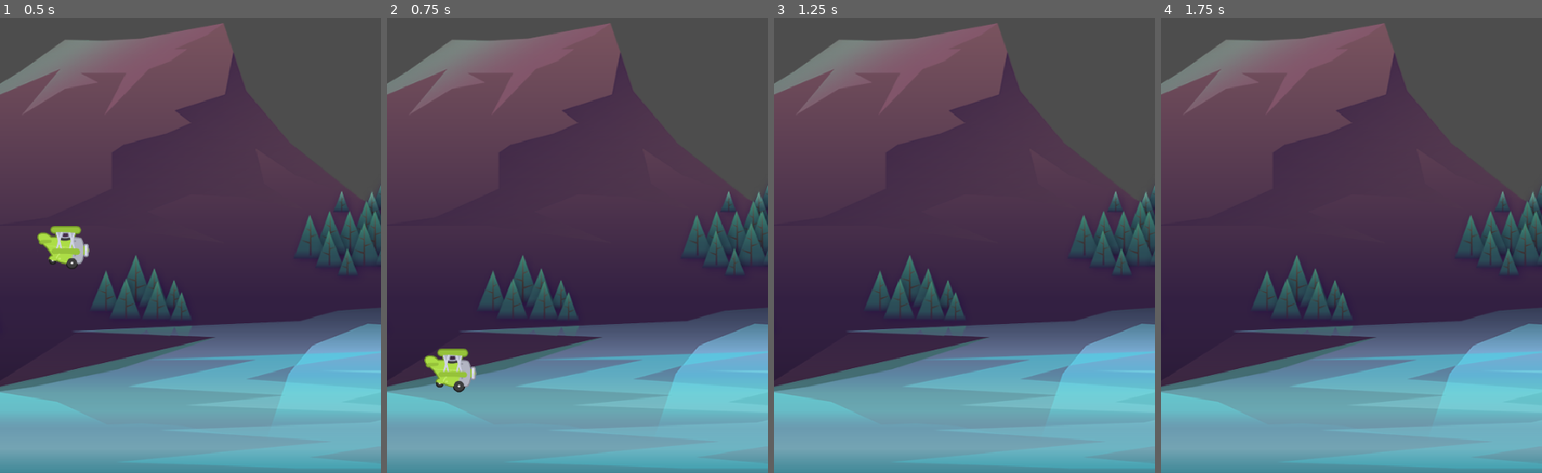
Above: before the commit, frames 1-4 (left to right).
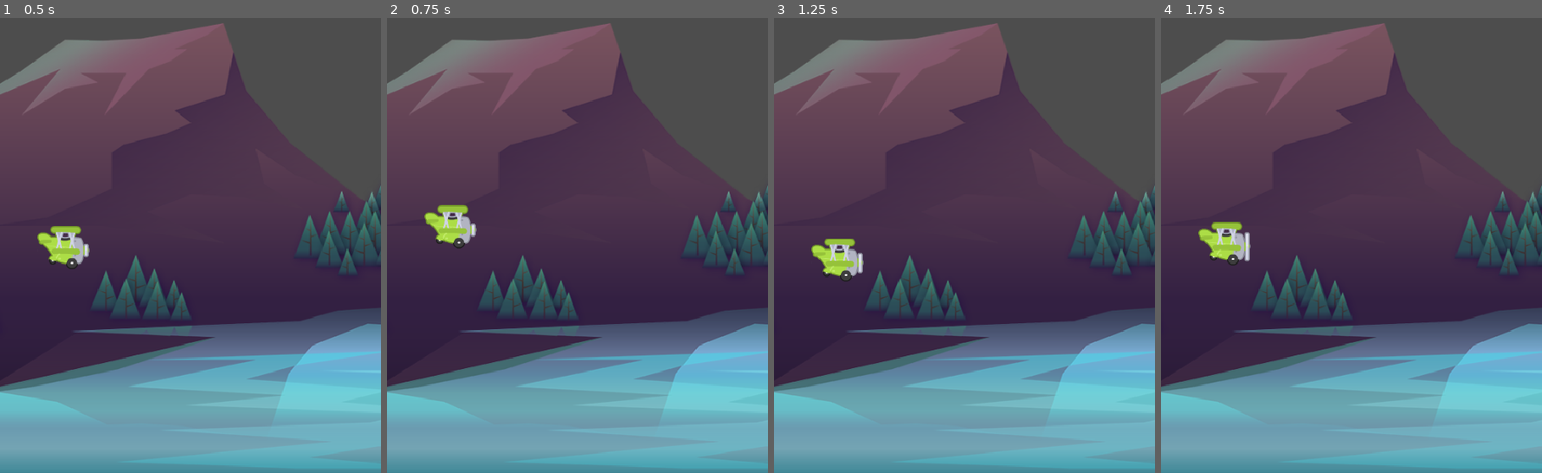
Above: after the commit, the same moments.

Repository: ShayLuan/GameDevTest
Game: Godot game, scene res://Scenes/Game/game.tscn
Same seed, same stepped clock (60 frames per second), same inputs: the game is played once before the commit and once after it.
Inputs:
- Up to frame 1 (0.5 s): no input
- Up to frame 2 (0.75 s): hold Space (power, bound only after the commit) from 0.53 s (still down)
- Up to frame 3 (1.25 s): keep holding Space (power, bound only after the commit)
- Up to frame 4 (1.75 s): release Space (power, bound only after the commit) at 1.28 s; tap Space (power, bound only after the commit) at 1.35 s

Frame 1 is identical in both runs. In frame 2, 1.7% of the frame differs, in the area x 9-24%, y 41-83%; in frame 3, 0.8%; in frame 4, 0.9%.

Commit message:
first way of making the plane jump

Diff:
--- a/TappyPlane/tappy-plane/Scenes/Tappy/tappy.gd
+++ b/TappyPlane/tappy-plane/Scenes/Tappy/tappy.gd
@@ -1,13 +1,19 @@
 extends CharacterBody2D
 
+const JUMP_POWER: float = -350.0
+
 var _gravity: float = ProjectSettings.get("physics/2d/default_gravity")
+var _jumped: bool = false
 
-# Called when the node enters the scene tree for the first time.
-func _ready() -> void:
-	pass # Replace with function body.
+func _unhandled_input(event: InputEvent) -> void:
+	if event.is_action_pressed("power"):
+		_jumped = true
 
 
 # Called every frame. 'delta' is the elapsed time since the previous frame.
 func _physics_process(delta: float) -> void:
 	velocity.y += _gravity * delta
+	if _jumped:
+		velocity.y = JUMP_POWER
+		_jumped = false
 	move_and_slide()
--- a/TappyPlane/tappy-plane/project.godot
+++ b/TappyPlane/tappy-plane/project.godot
@@ -25,6 +25,14 @@
 
 naming/scene_name_casing=1
 
+[input]
+
+power={
+"deadzone": 0.2,
+"events": [Object(InputEventKey,"resource_local_to_scene":false,"resource_name":"","device":-1,"window_id":0,"alt_pressed":false,"shift_pressed":false,"ctrl_pressed":false,"meta_pressed":false,"pressed":false,"keycode":0,"physical_keycode":32,"key_label":0,"unicode":32,"location":0,"echo":false,"script":null)
+]
+}
+
 [physics]
 
 3d/physics_engine="Jolt Physics"
